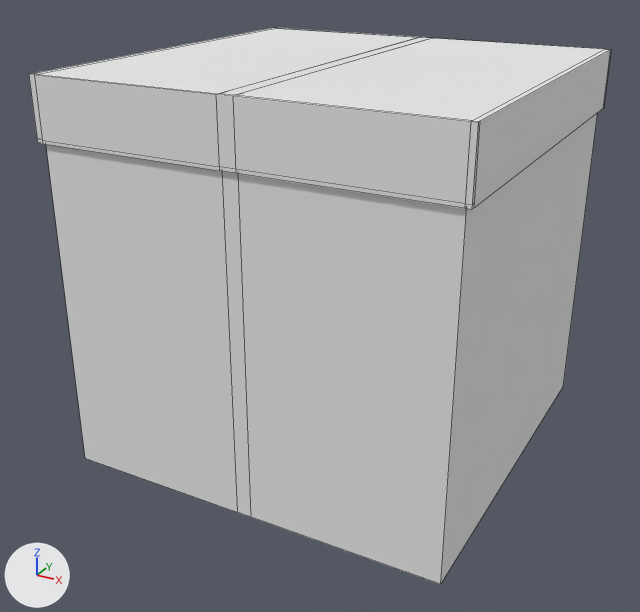
What one commit did to the Blender file working/subahu/Package/Package.blend.
One viewpoint serves both versions: a 50 mm lens placed at (2.0, -3.88, 2.65), pointed at (-0.06, -0.15, 0.78). The axes (+X, +Y, +Z) are drawn at lower left. The lights are the same throughout. Mesh edges are drawn as thin lines.

Names of what the first picture shows: 'Package', 'PackageCover'.
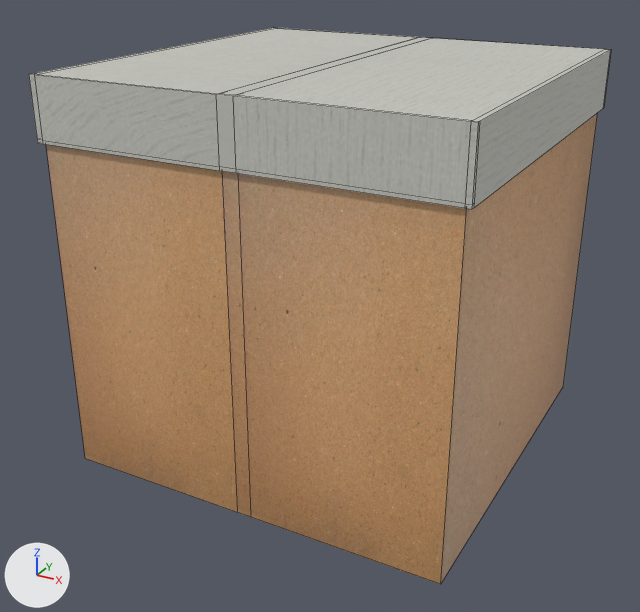
Edits to the bpy script that builds the scene:
```text
Add img_grey__jpg:
    img_grey__jpg = load_image('grey .jpg', '_unpacked/grey_.jpg', 600, 600, 'sRGB')
Add img_cardboard_jpeg:
    img_cardboard_jpeg = load_image('Cardboard.jpeg', '_unpacked/Cardboard.jpeg', 2560, 1920, 'sRGB')
Add mat_grey__jpg:
    mat_grey__jpg = principled_material('grey .jpg')
    mat_grey__jpg.texture = img_grey__jpg
Add mat_cardboard_jpeg:
    mat_cardboard_jpeg = principled_material('Cardboard.jpeg')
    mat_cardboard_jpeg.texture = img_cardboard_jpeg
Change me_cube:
    where me_cube.from_pydata(...)  # 25 vertices, 16 faces; spans x -1.03..1.03, y -1.02..1.0, z -1.0..0.7
    remove me_cube.materials.append(mat_material)  # white #e7e7e7
    add me_cube.materials.append(mat_cardboard_jpeg)  # picture img_cardboard_jpeg
Change me_cube_001:
    where me_cube_001.from_pydata(...)  # 56 vertices, 46 faces; spans x -1.03..1.03, y -1.02..1.02, z 0.7..1.0
    remove me_cube_001.materials.append(mat_material)  # white #e7e7e7
    add me_cube_001.materials.append(mat_grey__jpg)  # picture img_grey__jpg
```

Where the change shows, as pixel boxes (x1, y1, x2, y2) in the pictures (640 x 612 px):
'Package', recoloured (grey to brown)
    both: (46, 114, 597, 584)
'PackageCover', recoloured (white to grey)
    both: (29, 28, 611, 209)
